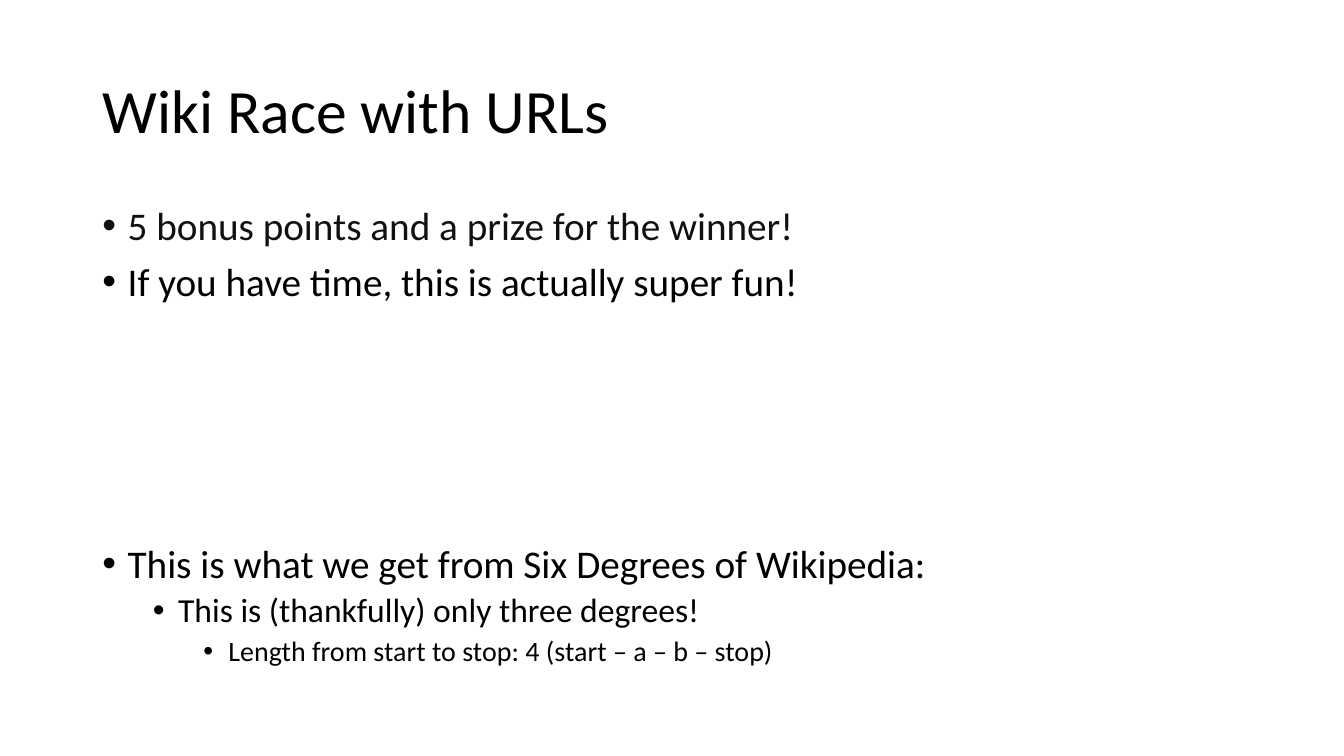
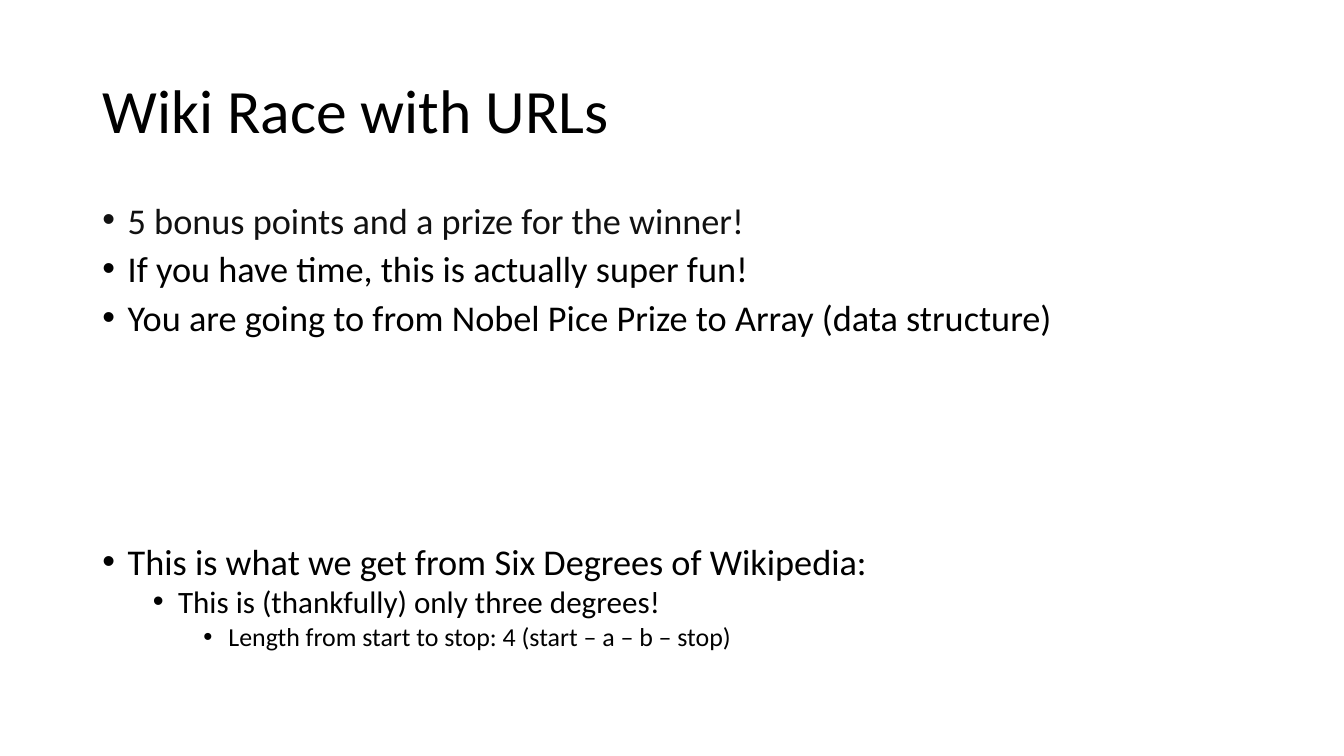
Before and after one commit to fmwestby/IN3110_Group_Sessions, a slide deck: slide 4 of 06_webScrapping/six_deg_of_sep.pptx. Drawn at 1344x756 pixels with LibreOffice and Linux fonts; fonts in the diff are those of the drawing. Boxes give left, top, right and bottom in pixels: in the first picture for what was removed or moved away, otherwise in the second. Text is boxed around its words. In the diff, an @@ line names an element or a change of style, - is before the commit and + after.

```diff
--- a/06_webScrapping/six_deg_of_sep.pptx
+++ b/06_webScrapping/six_deg_of_sep.pptx
@@ text at box(128, 208, 867, 651): size 28 to 25.9 pt in "5 bonus points and a prize for ...", "If you have time, this is actually ...", "This is what we get from Six ..."; size 24 to 22.2 pt in "This is (thankfully) only three degrees!"; size 20 to 18.5 pt in "Length from start to stop: 4 (start ..."; line spacing 0.9 to 0.8 @@
@@ text at box(128, 304, 1051, 338): paragraph added @@
+• You are going to from Nobel Pice Prize to Array (data structure)
```
Also in this commit, not shown: 1 other slide changed, 4 other files.
